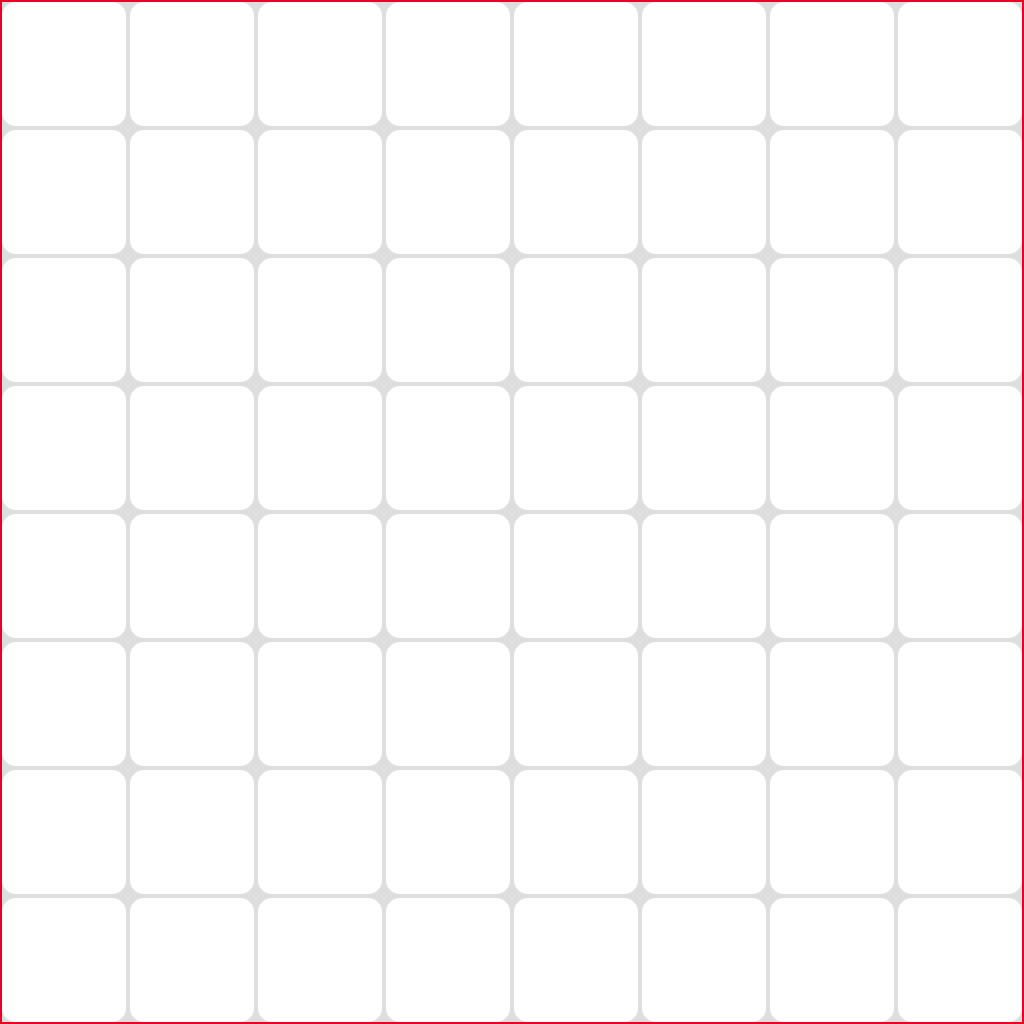
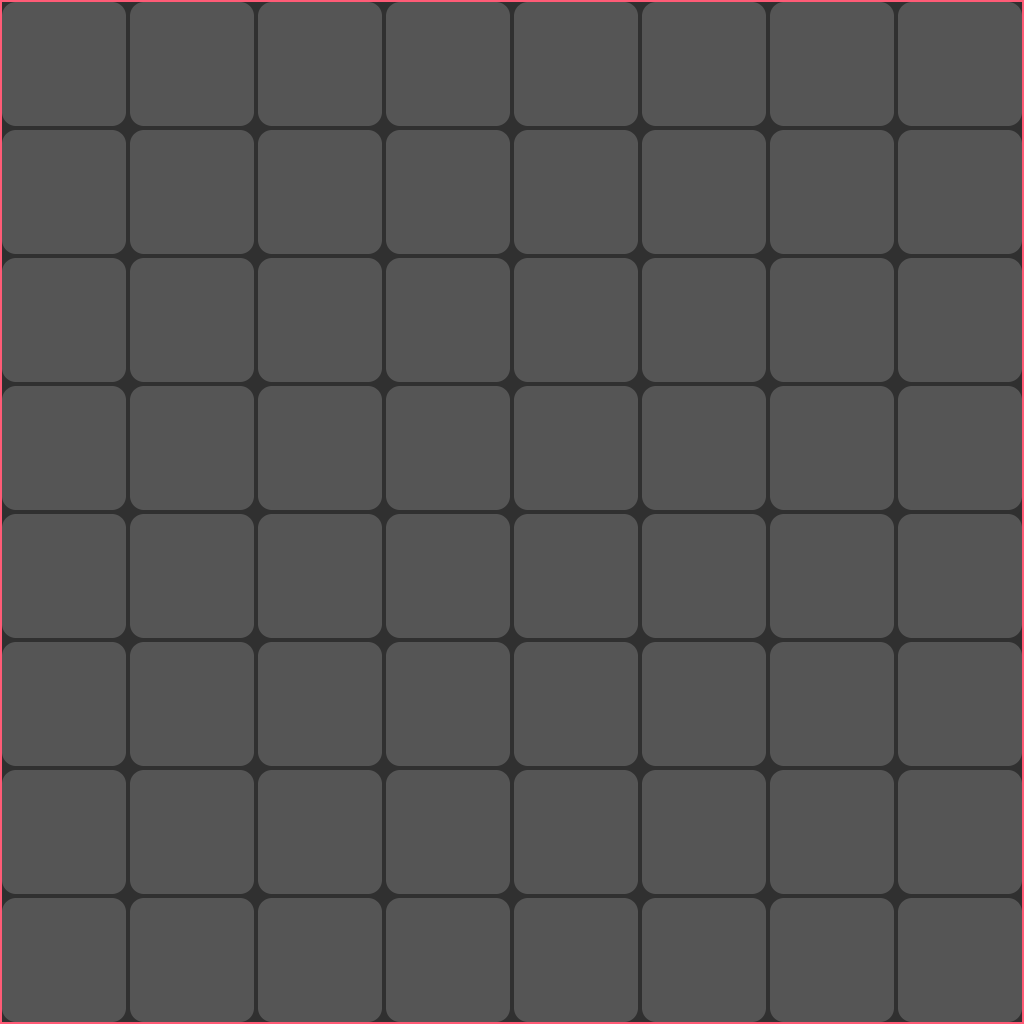
Two versions of the same layered image (1024×1024). Layer-by-layer changes:
painted on "Прямоугольник 1" over [0,0,1024,1024]
hid "Слой 1" over [0,0,1024,1024]
